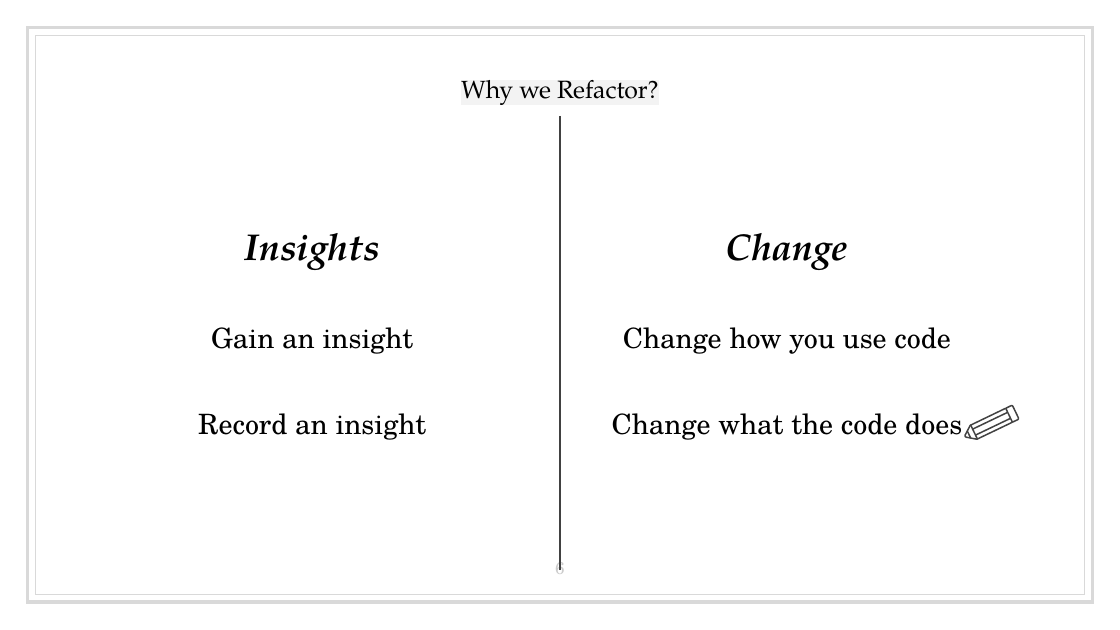
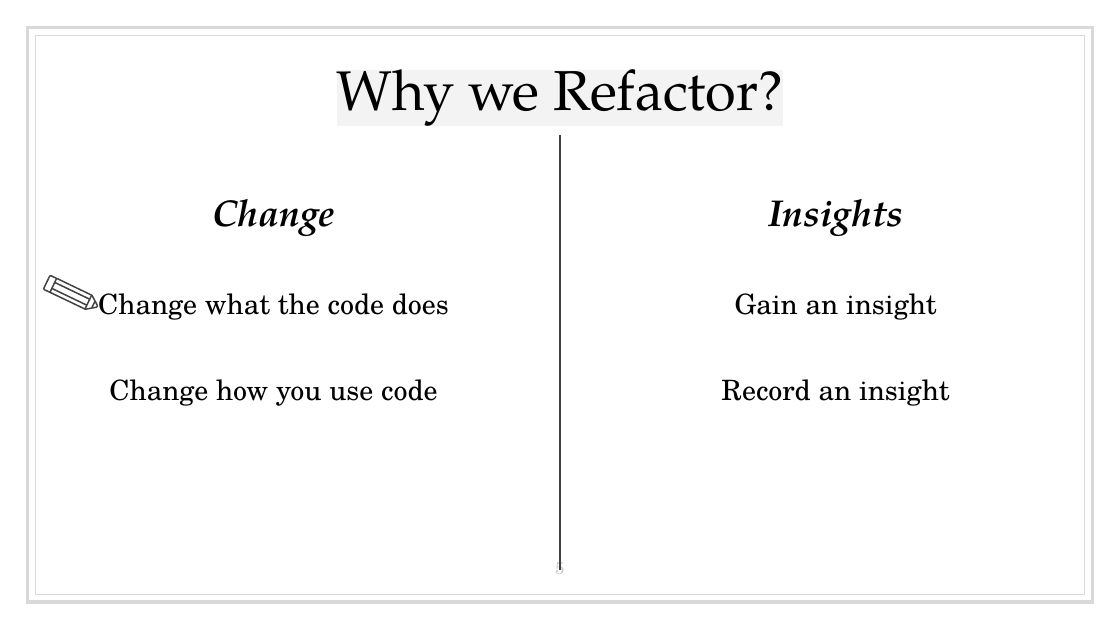
Before and after one commit to LearnWithLlew/RefactoringToCleanerCode.Slides, a slide deck: slide 5 of RefactoringToCleanerCode.pptx (slide 6 before the commit). Drawn at 1120x630 pixels with LibreOffice and Linux fonts; fonts in the diff are those of the drawing. Boxes give left, top, right and bottom in pixels: in the first picture for what was removed or moved away, otherwise in the second. Text is boxed around its words. In the diff, an @@ line names an element or a change of style, - is before the commit and + after.

```diff
--- a/RefactoringToCleanerCode.pptx
+++ b/RefactoringToCleanerCode.pptx
@@ title "Why we Refactor?" at <box>337,69,783,126</box>: size 16 to 36 pt @@
@@ line moved from (560, 115) - (560, 570) to (560, 134) - (560, 570) @@
@@ text "Change": place and size @@
-text "Change" at <box>612,233,962,440</box>
+text "Change" at <box>98,199,449,406</box>
@@ text "Insights": place and size @@
-text "Insights" at <box>198,233,427,440</box>
+text "Insights" at <box>721,199,950,406</box>
@@ rotation 19 to 340 degrees; outline redrawn in 6 elements at <box>40,274,60,294</box>, <box>47,269,98,320</box>, <box>90,302,96,307</box>, <box>52,280,87,314</box>, <box>56,274,90,308</box>, <box>81,295,94,308</box> @@
@@ text at <box>98,293,449,320</box>: paragraph added @@
+Change what the code does
@@ text at <box>612,413,962,440</box>: paragraph removed @@
-Change what the code does
```
Also in this commit, not shown: 2 other slides changed, 1 slide removed.
